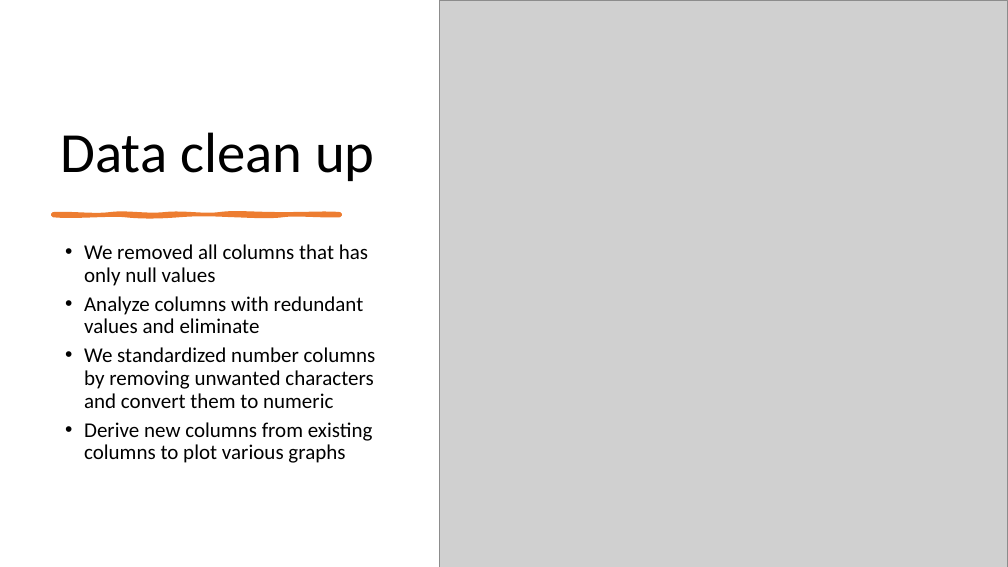
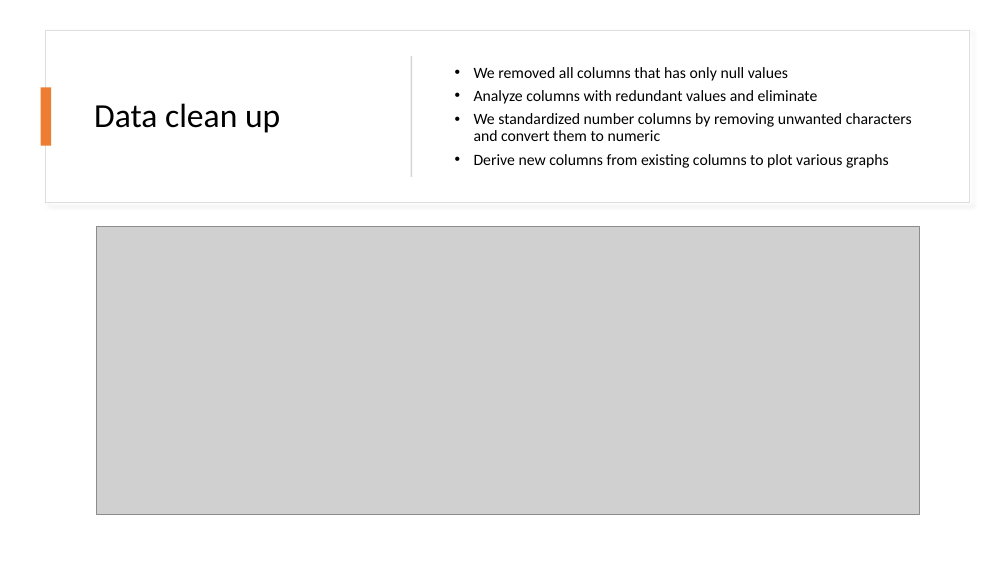
Before and after one commit to bharathsanjai/lending-club-case-study, a slide deck: slide 5 of lending-club-case-study.pptx. Drawn at 1008x567 pixels with LibreOffice and Linux fonts; fonts in the diff are those of the drawing; grey boxes stand for pictures. Boxes give left, top, right and bottom in pixels: in the first picture for what was removed or moved away, otherwise in the second. Text is boxed around its words. In the diff, an @@ line names an element or a change of style, - is before the commit and + after.

Commit message:
ppt slides

```diff
--- a/lending-club-case-study.pptx
+++ b/lending-club-case-study.pptx
@@ picture removed at (439, 0, 1008, 567) @@
@@ rectangle added at (46, 30, 969, 203), fill #FFFFFF, outline #DEDEDE 1 pt @@
@@ title "Data clean up": place and size @@
-title "Data clean up" at (60, 132, 375, 181)
+title "Data clean up" at (94, 103, 280, 133)
@@ title "Data clean up" at (94, 103, 280, 133): size 54 to 32 pt; vertical alignment bottom to middle @@
@@ rectangle added at (411, 56, 412, 177), fill #D5D5D5 @@
@@ text "We removed all columns that ...": place and size @@
-text "We removed all columns that ..." at (84, 244, 376, 463)
+text "We removed all columns that ..." at (474, 67, 912, 168)
@@ text "We removed all columns that ..." at (474, 67, 912, 168): size 20 to 15 pt; vertical alignment top to middle @@
@@ rectangle added at (41, 88, 51, 146), fill #ED7D31 @@
@@ freeform shape removed at (53, 214, 340, 216) @@
@@ picture added at (96, 226, 920, 514) @@
```
Also in this commit, not shown: 1 other slide changed, 1 slide added, 1 slide removed.
